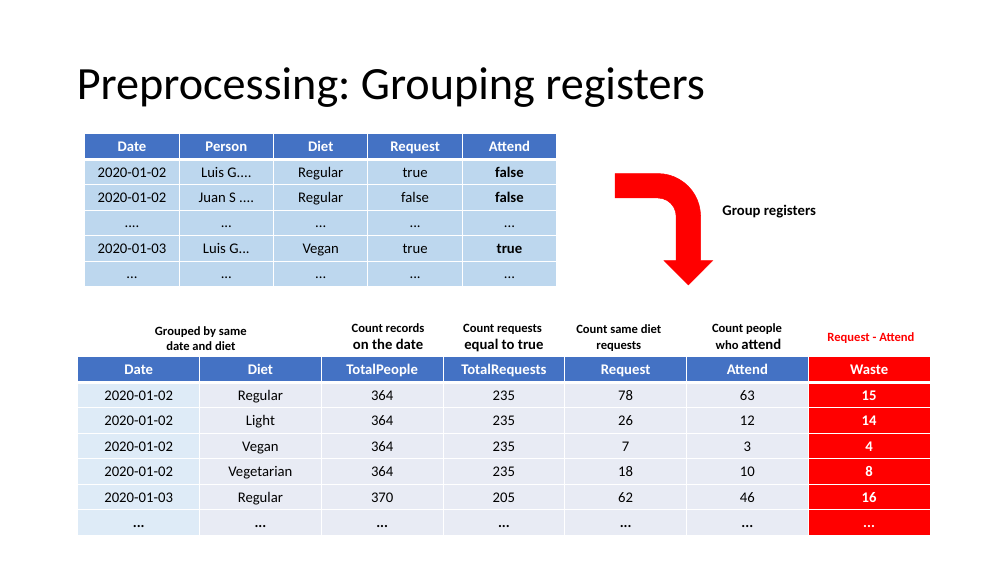
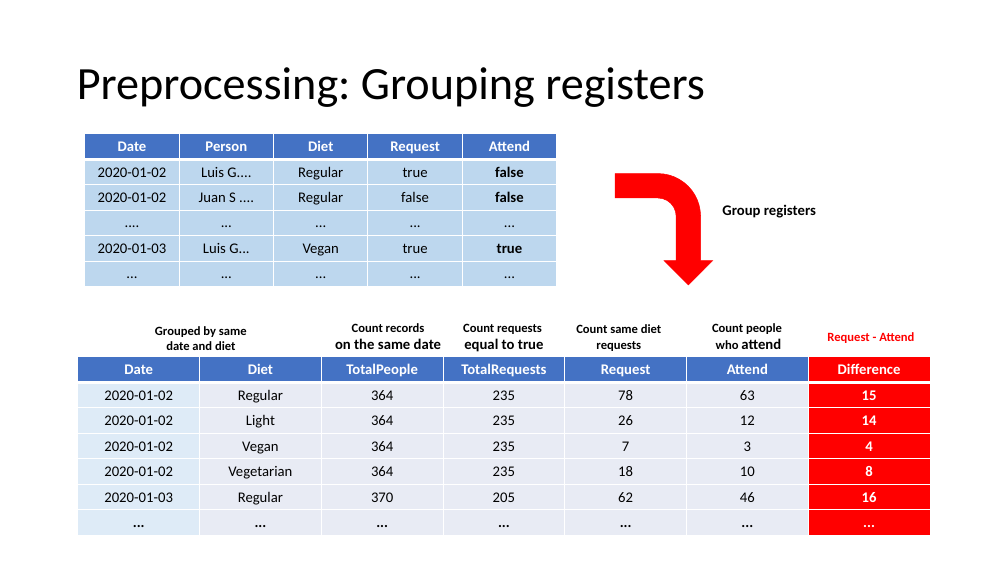
Before and after one commit to kautilya-raj/Food-Waste-Prediction, a slide deck: slide 6 of Food Waste Prediction.pptx. Drawn at 1008x567 pixels with LibreOffice and Linux fonts; fonts in the diff are those of the drawing. Boxes give left, top, right and bottom in pixels: in the first picture for what was removed or moved away, otherwise in the second. Text is boxed around its words. In the diff, an @@ line names an element or a change of style, - is before the commit and + after.

Commit message:
Add changes to the presentation

```diff
--- a/Food Waste Prediction.pptx
+++ b/Food Waste Prediction.pptx
@@ text "Count records": place and size @@
-text "Count records" at [352,323,425,349]
+text "Count records" at [335,323,441,349]
@@ table at [78,357,930,533] @@
-row 1, column 7: Waste
+row 1, column 7: Difference
@@ text at [335,338,441,349]: text changed @@
-on the date
+on the same date
```
